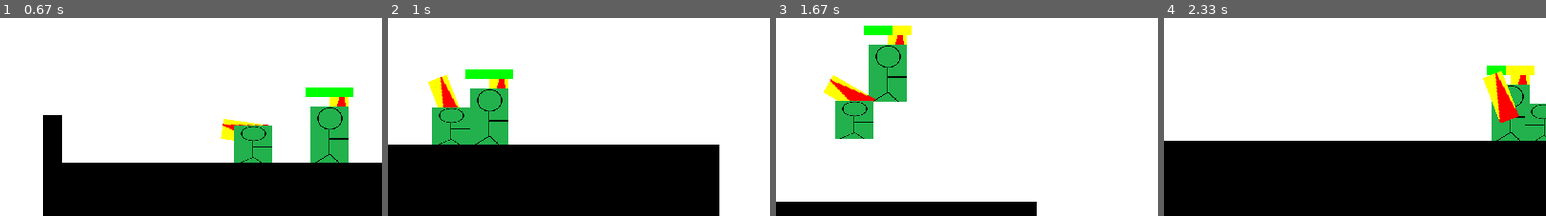
Above: before the commit, frames 1-4 (left to right).
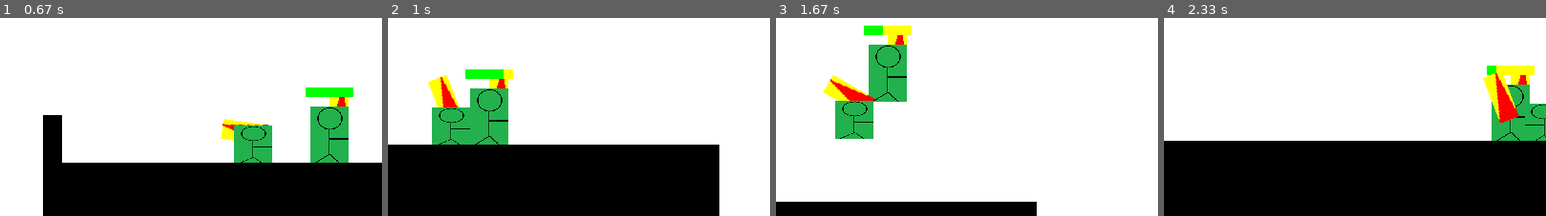
Above: after the commit, the same moments.

Repository: salfk23/2drpg_pygame
Game: pygame game, started from main.py
Same seed, same stepped clock (60 frames per second), same inputs: the game is played once before the commit and once after it.
Inputs:
- Up to frame 1 (0.67 s): tap F at 0.33 s
- Up to frame 2 (1 s): hold D from 0.67 s (still down); tap F at 0.73 s; tap J at 0.82 s
- Up to frame 3 (1.67 s): tap F at 1.03, 1.23, 1.57 s; release D at 1.13 s; hold W 1.17-1.47 s; tap I at 1.32 s; hold D from 1.5 s (still down)
- Up to frame 4 (2.33 s): tap F at 1.87, 2.07 s; release D at 1.97 s; hold A from 2 s (still down); tap J at 2.15 s
The pictures show only the part of the screen within x 21-71%, y 3-53%; the shares and areas given below are measured in that part.

Frame 1 is identical in both runs. In frame 2, 0.1% of the frame differs, in the area x 30-33%, y 25-31%; in frame 3, 0.1%; in frame 4, less than 0.1%.

Commit message:
Health Change Bug fix

Diff:
--- a/game_engine/entities/state.py
+++ b/game_engine/entities/state.py
@@ -11,14 +11,14 @@
   @health.setter
   def health(self, health: int):
     if health != self._health:
+      self._health = health
+      if self._health > self.max_health:
+        self._health = self.max_health
+      if self._health < 0:
+        self._health = 0
       self.on_health_change()
-    self._health = health
-    if self._health > self.max_health:
-      self._health = self.max_health
-    if self._health < 0:
-      self._health = 0
-    if self._health == 0:
-      self.die()
+      if self._health == 0:
+        self.die()
 
   def on_health_change(self):
     pass
--- a/game_engine/entities/weapon.py
+++ b/game_engine/entities/weapon.py
@@ -55,7 +55,6 @@
         print(self.directions, self.attacked_entities)
         for attacked_entity in self.attacked_entities:
           print(attacked_entity.health)
-          attacked_entity.on_health_change()
       _, directions = self.calculate_position(pygame.Vector2(self.rect.center), pygame.Vector2(self.rect.topright))
       self.directions.update(directions)
       for direction in directions:
